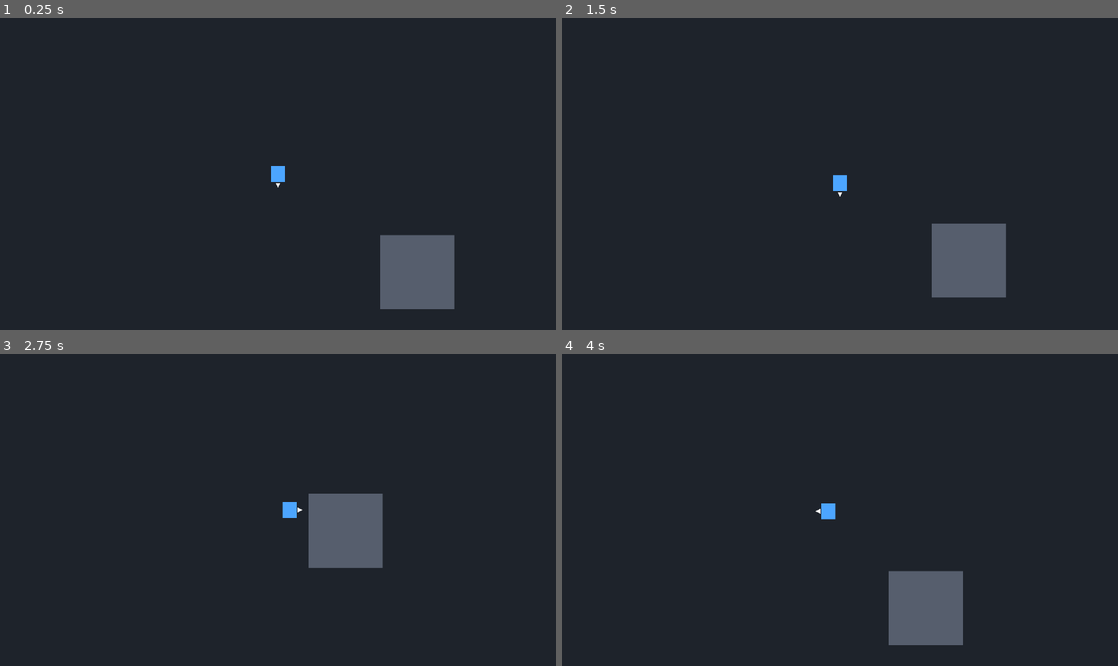
Above: before the commit, frames 1-4 (two rows, left to right).
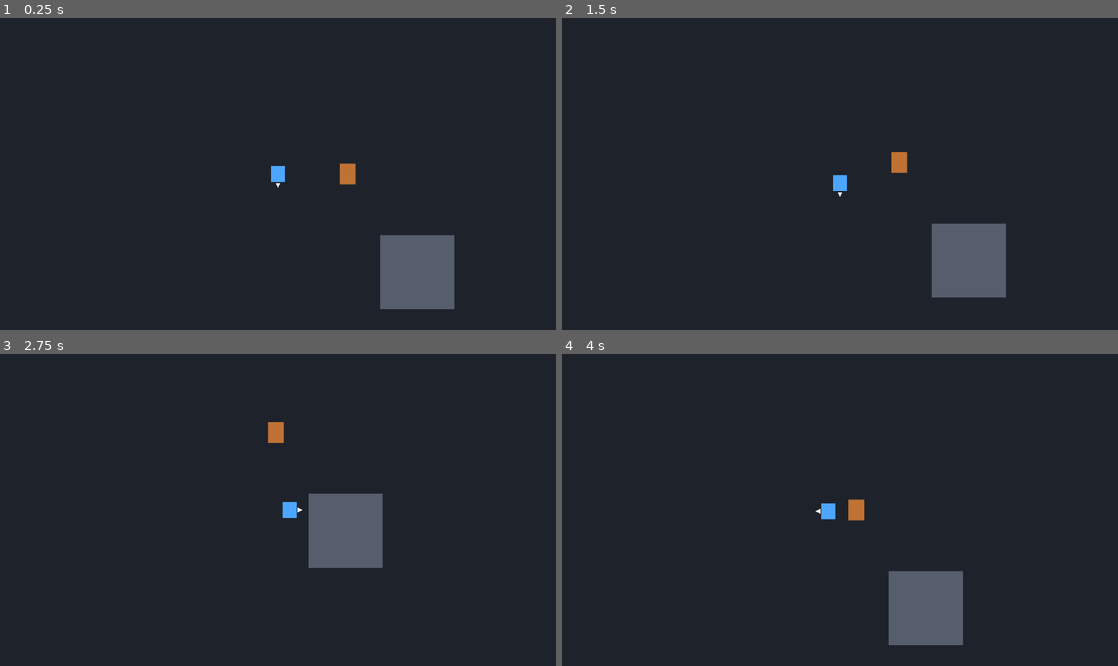
Above: after the commit, the same moments.

Repository: kikajima/dragonballsoullegacy
Game: Godot game, scene res://scenes/bootstrap/bootstrap.tscn
Two runs of this game, one before a commit and one after it. Both use one fixed random seed, a clock stepped at 60 frames per second and the inputs below.
Inputs:
- Up to frame 1 (0.25 s): no input
- Up to frame 2 (1.5 s): tap Enter at 0.5 s; hold D (move_right) 0.53-1.28 s; tap J (attack) at 0.6 s; hold S (move_down) from 1.28 s (still down); tap Shift (block) at 1.35 s
- Up to frame 3 (2.75 s): release S (move_down) at 2.03 s; hold D (move_right) from 2.03 s (still down); hold L (charge_ki) from 2.03 s (still down)
- Up to frame 4 (4 s): release D (move_right) at 2.78 s; release L (charge_ki) at 2.78 s; hold W (move_up) 2.78-3.53 s; tap Space (dash) at 2.85 s; hold A (move_left) from 3.53 s (still down); tap E (interact) at 3.6 s

The runs differ from the first frame. In frame 1, 0.2% of the frame differs, in the area x 61-64%, y 46-54%; in frame 2, 0.2%; in frame 3, 0.2%, in the area x 48-52%, y 21-29%; in frame 4, 0.2%.

Commit message:
test: add melee combat target to debug room

Diff:
--- a/scenes/debug/debug_room.tscn
+++ b/scenes/debug/debug_room.tscn
@@ -1,4 +1,6 @@
-[gd_scene load_steps=5 format=3]
+[gd_scene load_steps=7 format=3]
+
+[ext_resource type="Script" path="res://scenes/debug/debug_target.gd" id="1_target"]
 
 [sub_resource type="RectangleShape2D" id="WallHorizontal"]
 size = Vector2(960, 16)
@@ -11,6 +13,9 @@
 
 [sub_resource type="RectangleShape2D" id="ObstacleShapeWide"]
 size = Vector2(120, 40)
+
+[sub_resource type="RectangleShape2D" id="DebugTargetShape"]
+size = Vector2(14, 18)
 
 [node name="DebugRoom" type="Node2D"]
 
@@ -75,3 +80,16 @@
 
 [node name="CollisionShape2D" type="CollisionShape2D" parent="ObstacleB"]
 shape = SubResource("ObstacleShapeWide")
+
+[node name="DebugTarget" type="StaticBody2D" parent="."]
+position = Vector2(300, 135)
+collision_layer = 4
+collision_mask = 0
+script = ExtResource("1_target")
+
+[node name="Visual" type="Polygon2D" parent="DebugTarget"]
+polygon = PackedVector2Array(-7, -9, 7, -9, 7, 9, -7, 9)
+color = Color(0.75, 0.45, 0.2, 1)
+
+[node name="CollisionShape2D" type="CollisionShape2D" parent="DebugTarget"]
+shape = SubResource("DebugTargetShape")
